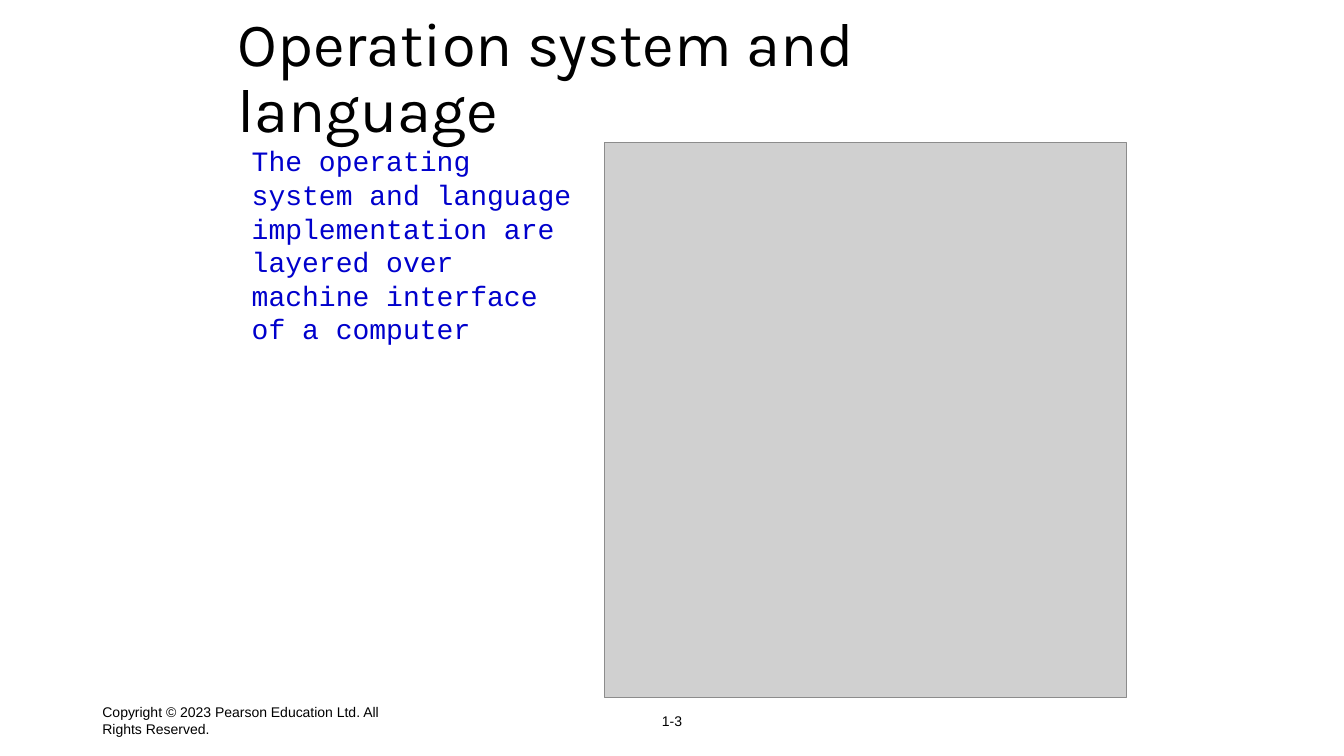
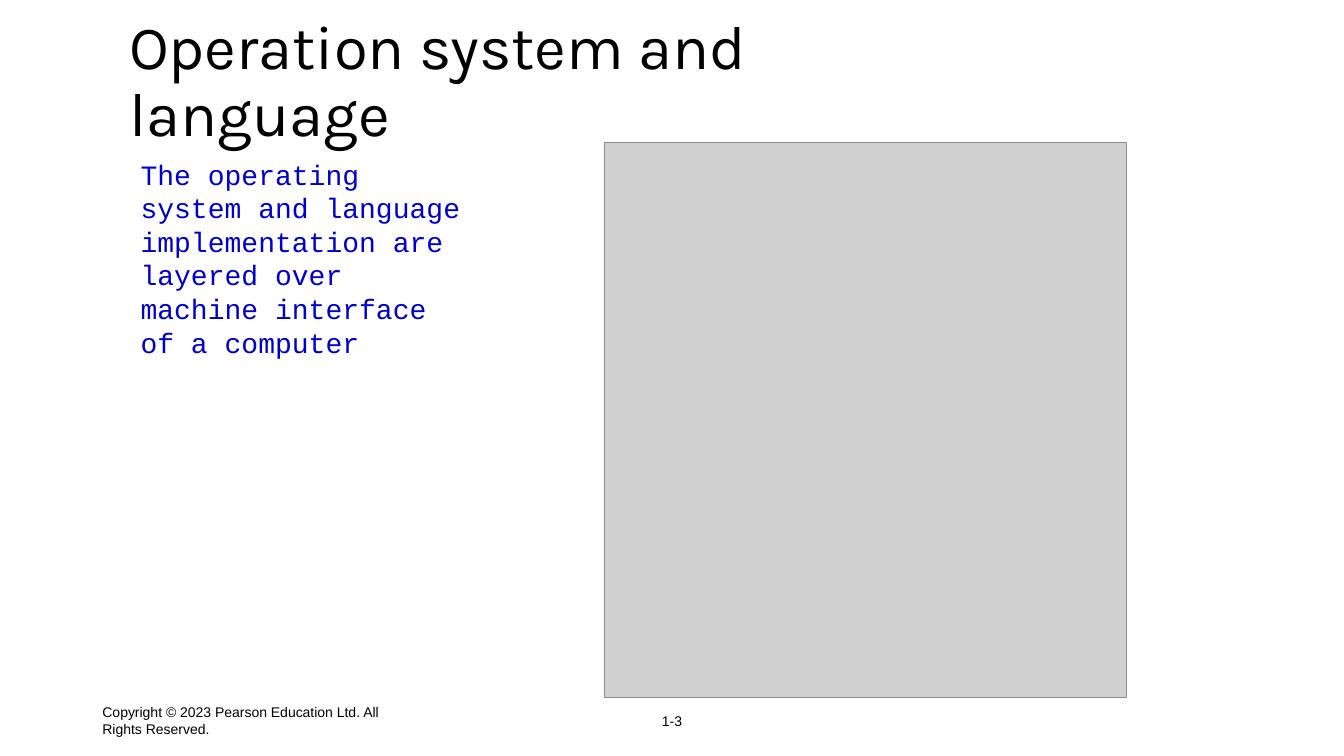
Before and after one commit to xbibogo/MMD24, a slide deck: slide 3 of semester2 PPT/Uge8_JSDay1.pptx. Drawn at 1344x756 pixels with LibreOffice and Linux fonts; fonts in the diff are those of the drawing; grey boxes stand for pictures. Boxes give left, top, right and bottom in pixels: in the first picture for what was removed or moved away, otherwise in the second. Text is boxed around its words. In the diff, an @@ line names an element or a change of style, - is before the commit and + after.

```diff
--- a/semester2 PPT/Uge8_JSDay1.pptx
+++ b/semester2 PPT/Uge8_JSDay1.pptx
@@ title "Operation system and language": place and size @@
-title "Operation system and language" at [237,23,854,147]
+title "Operation system and language" at [129,26,746,151]
@@ text "The operating system and language ...": place and size @@
-text "The operating system and language ..." at [252,152,572,345]
+text "The operating system and language ..." at [141,165,461,359]
```
Also in this commit, not shown: 5 other slides changed, 6 slides added.
